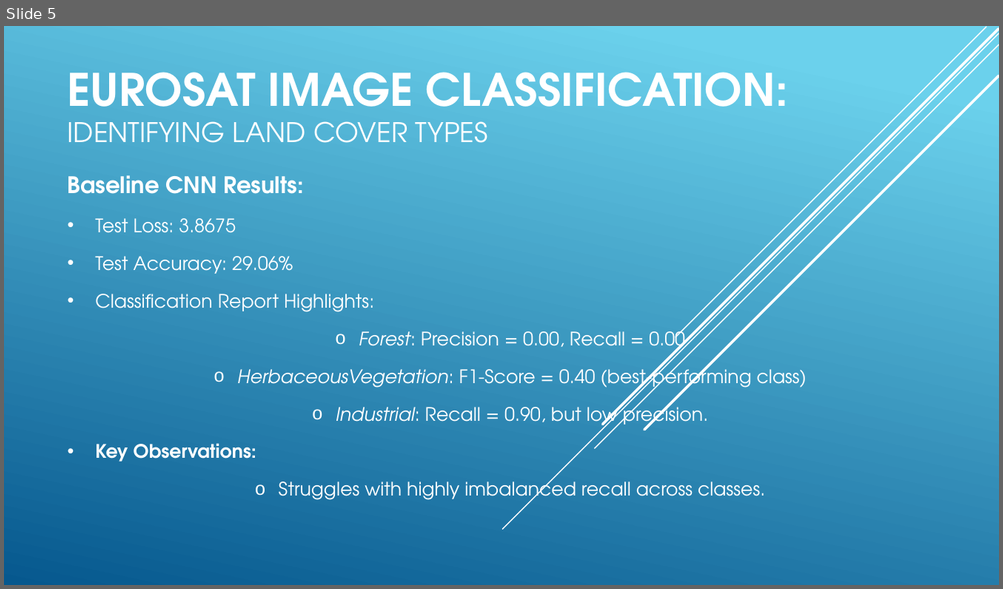
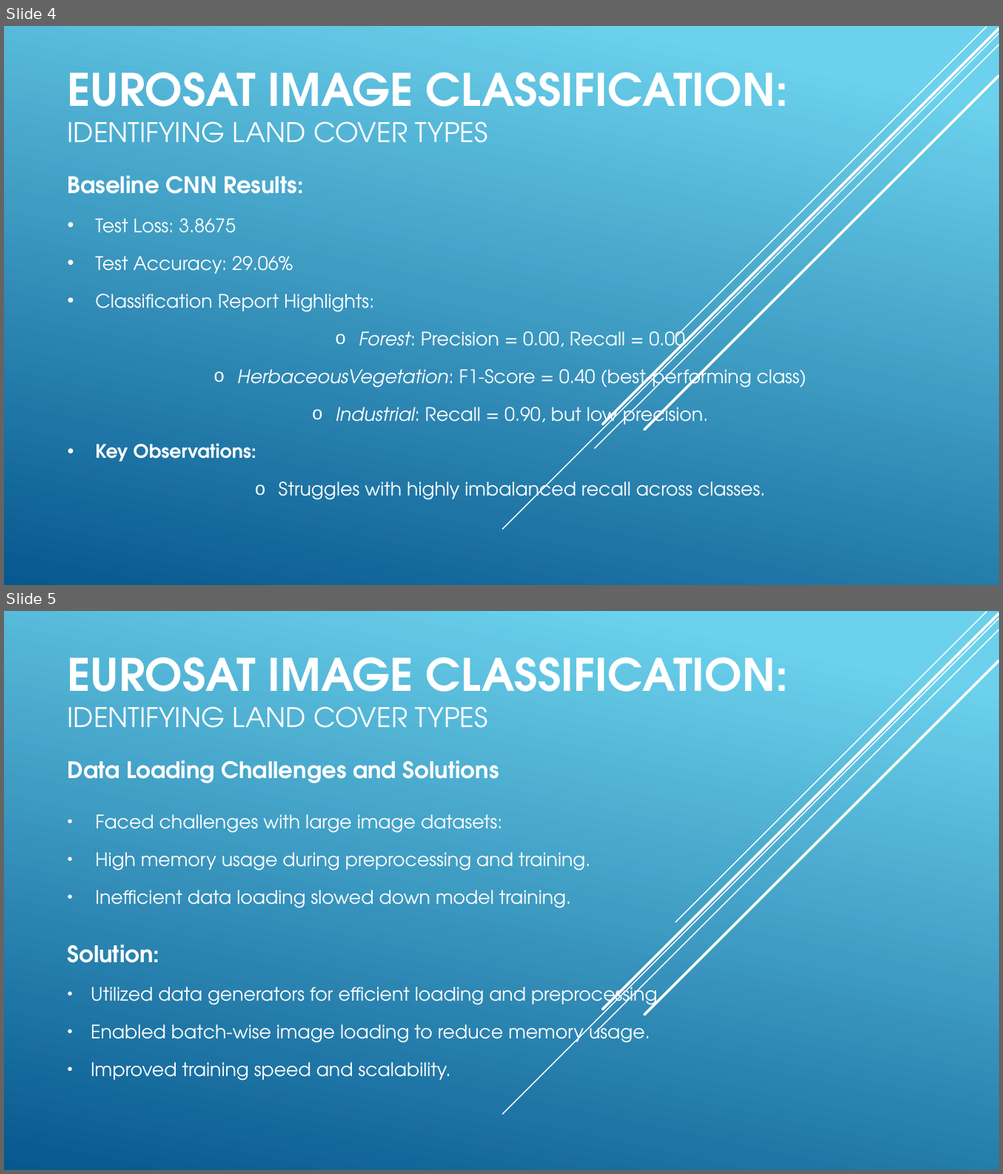
Before and after one commit to sadhchanGitHub/data_science_projects, a slide deck: cas_deepL_project/Eurosat_Image_Classification_Project.pptx. Shown one above the other, each under a label of ours: slide 5 before the commit, slides 4 and 5 after it. The pictures are 1003x589 and 1003x1174 pixels, drawn with LibreOffice and Linux fonts; fonts in the diff are those of the drawing. Boxes give left, top, right and bottom in pixels: in the first picture for what was removed or moved away, otherwise in the second. Text is boxed around its words. In the diff, an @@ line names an element or a change of style, - is before the commit and + after.

```diff
--- a/cas_deepL_project/Eurosat_Image_Classification_Project.pptx
+++ b/cas_deepL_project/Eurosat_Image_Classification_Project.pptx
@@ slide 5 added at (4, 611, 999, 1170), background gradient #6ED2EB to #06588E; not listed: 5 template elements that a slide beside it also shows @@
@@ title added at (68, 657, 788, 728), 43.2 pt, text #FFFFFF, bold @@
+EUROSAT IMAGE CLASSIFICATION: IDENTIFYING LAND COVER TYPES
@@ subtitle added at (68, 760, 662, 1081), 18 pt, text #FFFFFF @@
+Data Loading Challenges and Solutions
+• Faced challenges with large image datasets:
+• High memory usage during preprocessing and training.
+• Inefficient data loading slowed down model training.
+Solution:
+• Utilized data generators for efficient loading and preprocessing.
+• Enabled batch-wise image loading to reduce memory usage.
+• Improved training speed and scalability.
@@ what was slide 5 is now slide 4 @@
```
Also in this commit, not shown: 4 slides changed, 2 other slides added, 2 slides removed, 29 other files.
